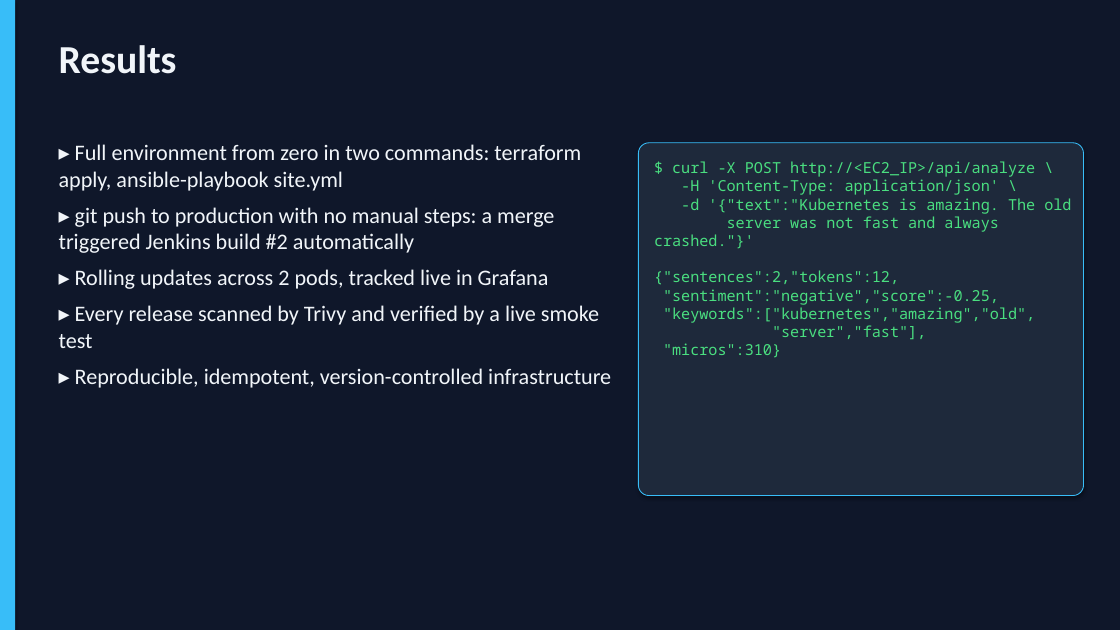
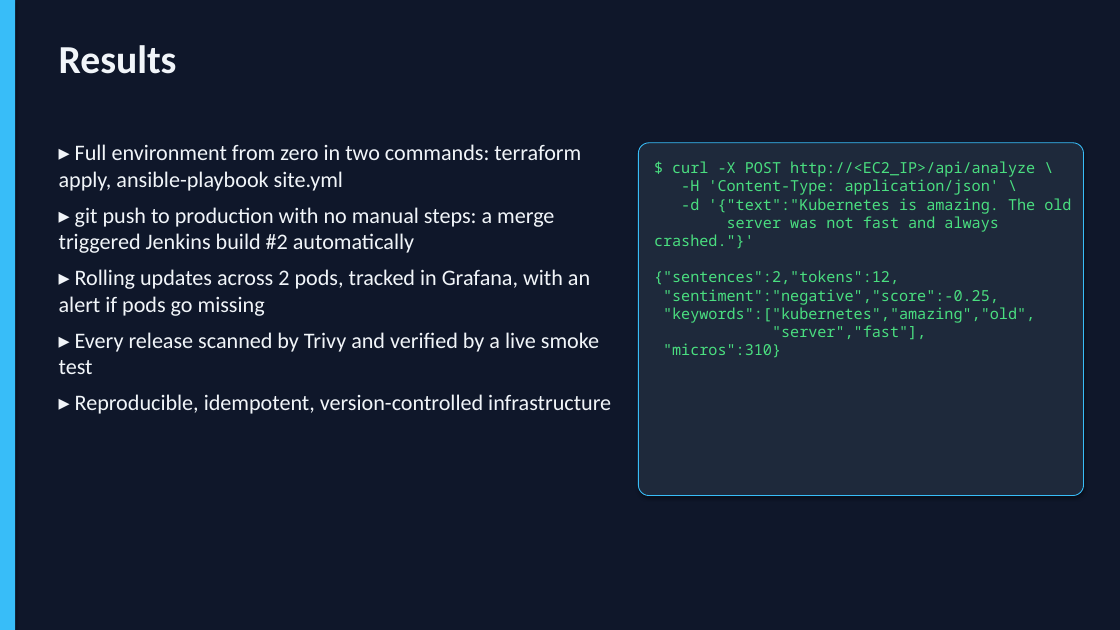
Before and after one commit to chaitanyasai9666/Devops-project, a slide deck: slide 16 of NLP_API_DevOps_Presentation.pptx. Drawn at 1120x630 pixels with LibreOffice and Linux fonts; fonts in the diff are those of the drawing. Boxes give left, top, right and bottom in pixels: in the first picture for what was removed or moved away, otherwise in the second. Text is boxed around its words. In the diff, an @@ line names an element or a change of style, - is before the commit and + after.

Commit message:
Add Alertmanager with an alert for missing pods

```diff
--- a/NLP_API_DevOps_Presentation.pptx
+++ b/NLP_API_DevOps_Presentation.pptx
@@ text at box(59, 269, 590, 316): text changed @@
-▸ Rolling updates across 2 pods, tracked live in Grafana
+▸ Rolling updates across 2 pods, tracked in Grafana, with an alert if pods go missing
```
Also in this commit, not shown: 5 other slides changed, 3 other files.
